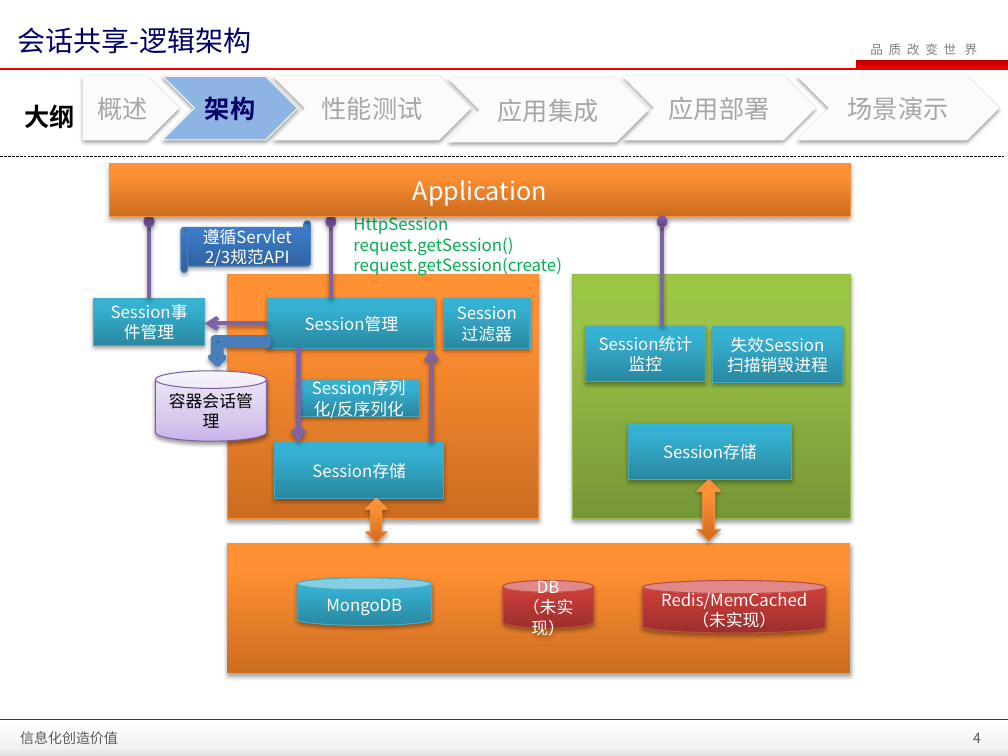
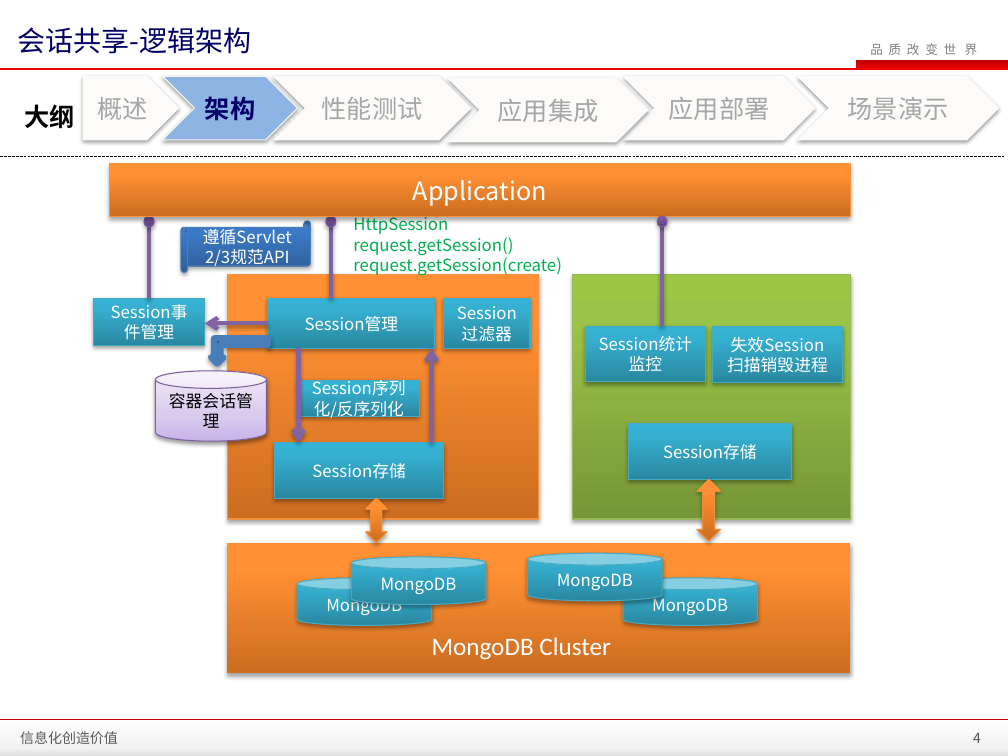
Before and after one commit to zhanght86/bboss-cms, a slide deck: slide 4 of 文档/SanyPDP平台会话共享介绍.pptx. Drawn at 1008x756 pixels with LibreOffice and Linux fonts; fonts in the diff are those of the drawing; background and template pictures are left out. Boxes give left, top, right and bottom in pixels: in the first picture for what was removed or moved away, otherwise in the second. Text is boxed around its words. In the diff, an @@ line names an element or a change of style, - is before the commit and + after.

```diff
--- a/文档/SanyPDP平台会话共享介绍.pptx
+++ b/文档/SanyPDP平台会话共享介绍.pptx
@@ cylinder added at (352,557,486,605), fill gradient #2A88A2 to #37B1D2 to #34B4D6, outline #46AAC5 0.75 pt, 12 pt, text #FFFFFF @@
+MongoDB
@@ cylinder added at (528,553,662,601), fill gradient #2A88A2 to #37B1D2 to #34B4D6, outline #46AAC5 0.75 pt, 12 pt, text #FFFFFF @@
+MongoDB
@@ cylinder removed at (503,581,594,628) @@
-DB
-（未实现）
@@ cylinder added at (623,578,757,625), fill gradient #2A88A2 to #37B1D2 to #34B4D6, outline #46AAC5 0.75 pt, 12 pt, text #FFFFFF @@
+MongoDB
@@ cylinder removed at (643,581,826,633) @@
-Redis/MemCached（未实现）
@@ text added at (432,637,610,660), 18 pt, text #FFFFFF @@
+MongoDB Cluster
```
Also in this commit, not shown: 6 other files.
